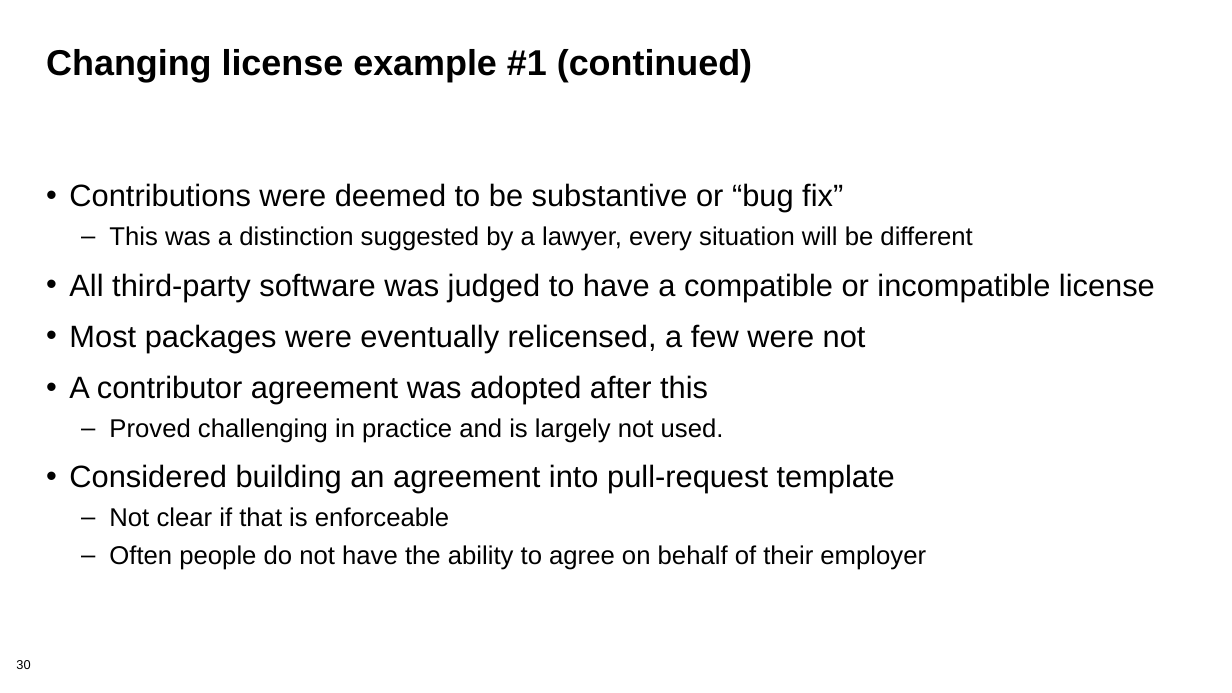
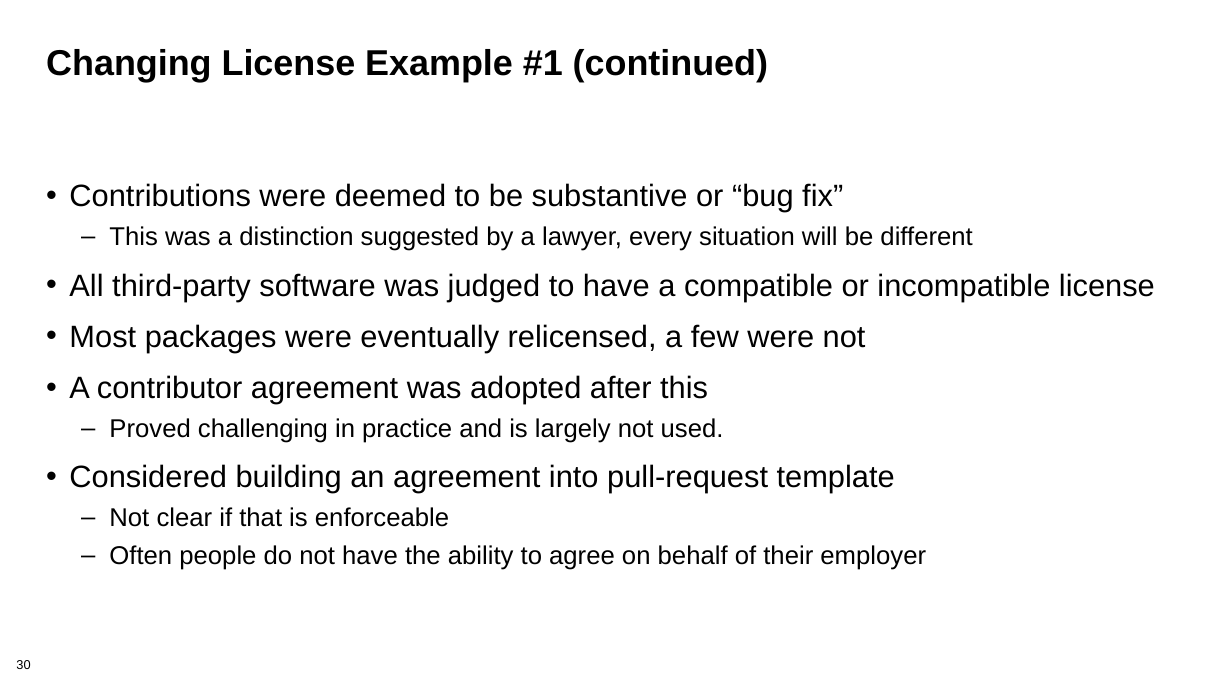
Before and after one commit to bssw-tutorial/presentations, a slide deck: slide 30 of licensing.pptx. Drawn at 1232x693 pixels with LibreOffice and Linux fonts; fonts in the diff are those of the drawing; background and template pictures are left out. Boxes give left, top, right and bottom in pixels: in the first picture for what was removed or moved away, otherwise in the second. Text is boxed around its words. In the diff, an @@ line names an element or a change of style, - is before the commit and + after.

```diff
--- a/licensing.pptx
+++ b/licensing.pptx
@@ title at box(46, 49, 768, 82): text changed @@
-Changing license example #1 (continued)
+Changing License Example #1 (continued)
```
Also in this commit, not shown: 31 other slides changed.
